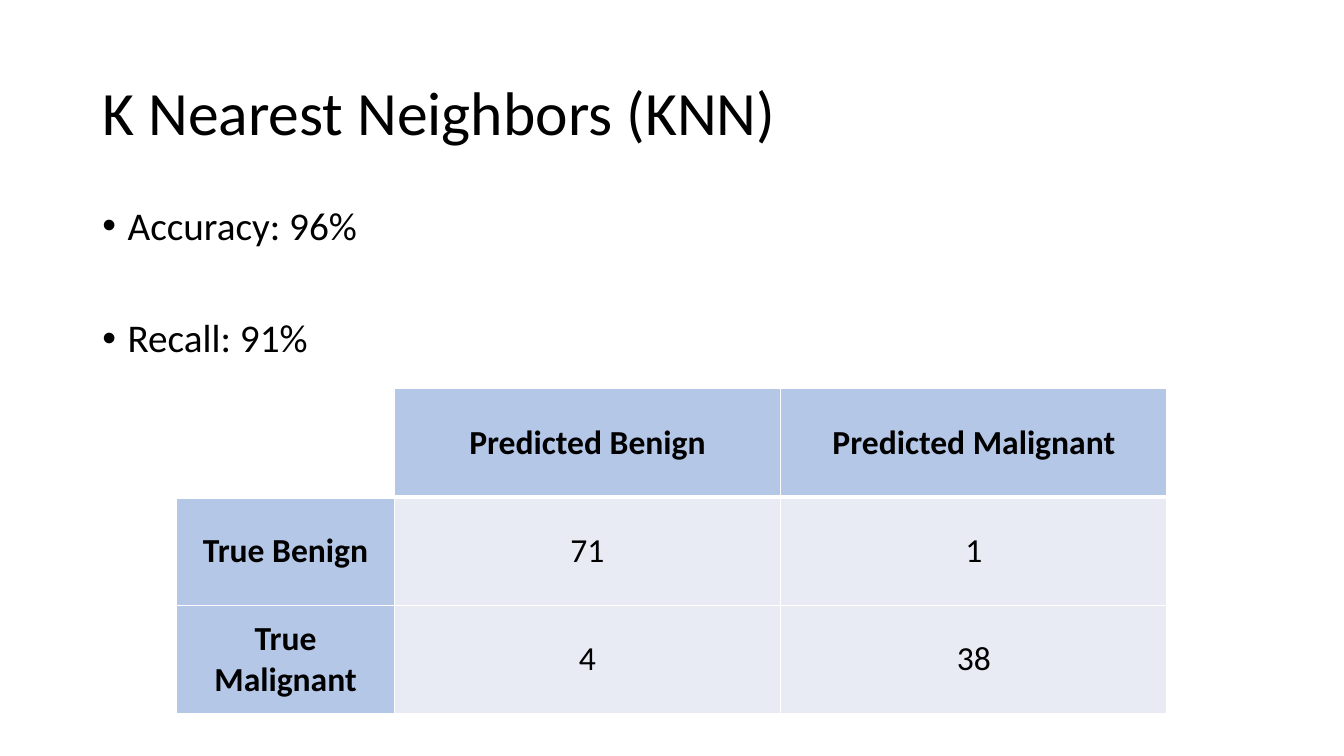
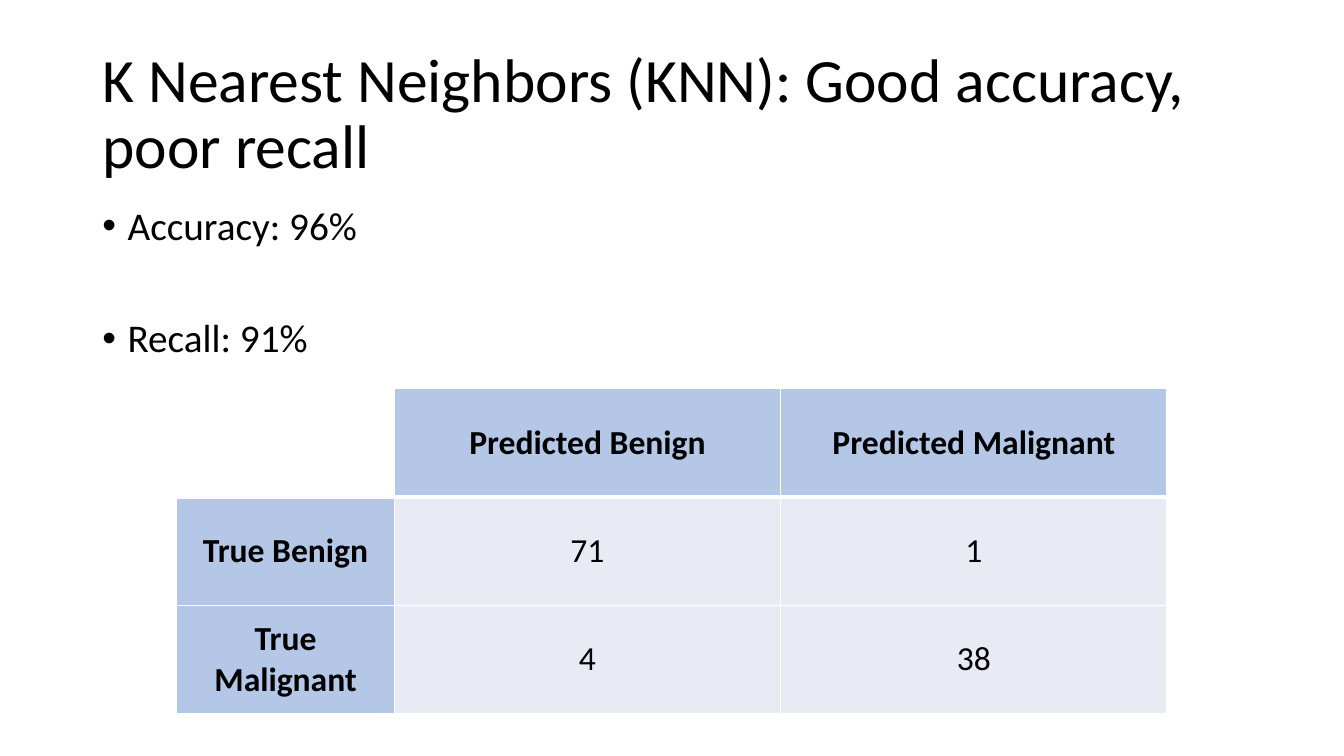
Before and after one commit to rhkhoo/Breast_Cancer_Diagnosis, a slide deck: slide 11 of Predicting Breast Cancer Diagnosis.pptx. Drawn at 1344x756 pixels with LibreOffice and Linux fonts; fonts in the diff are those of the drawing. Boxes give left, top, right and bottom in pixels: in the first picture for what was removed or moved away, otherwise in the second. Text is boxed around its words. In the diff, an @@ line names an element or a change of style, - is before the commit and + after.

```diff
--- a/Predicting Breast Cancer Diagnosis.pptx
+++ b/Predicting Breast Cancer Diagnosis.pptx
@@ title at <box>102,57,1184,178</box>: text changed @@
-K Nearest Neighbors (KNN)
+K Nearest Neighbors (KNN): Good accuracy, poor recall
```
Also in this commit, not shown: 2 other slides changed, 1 slide added, 1 other file.
